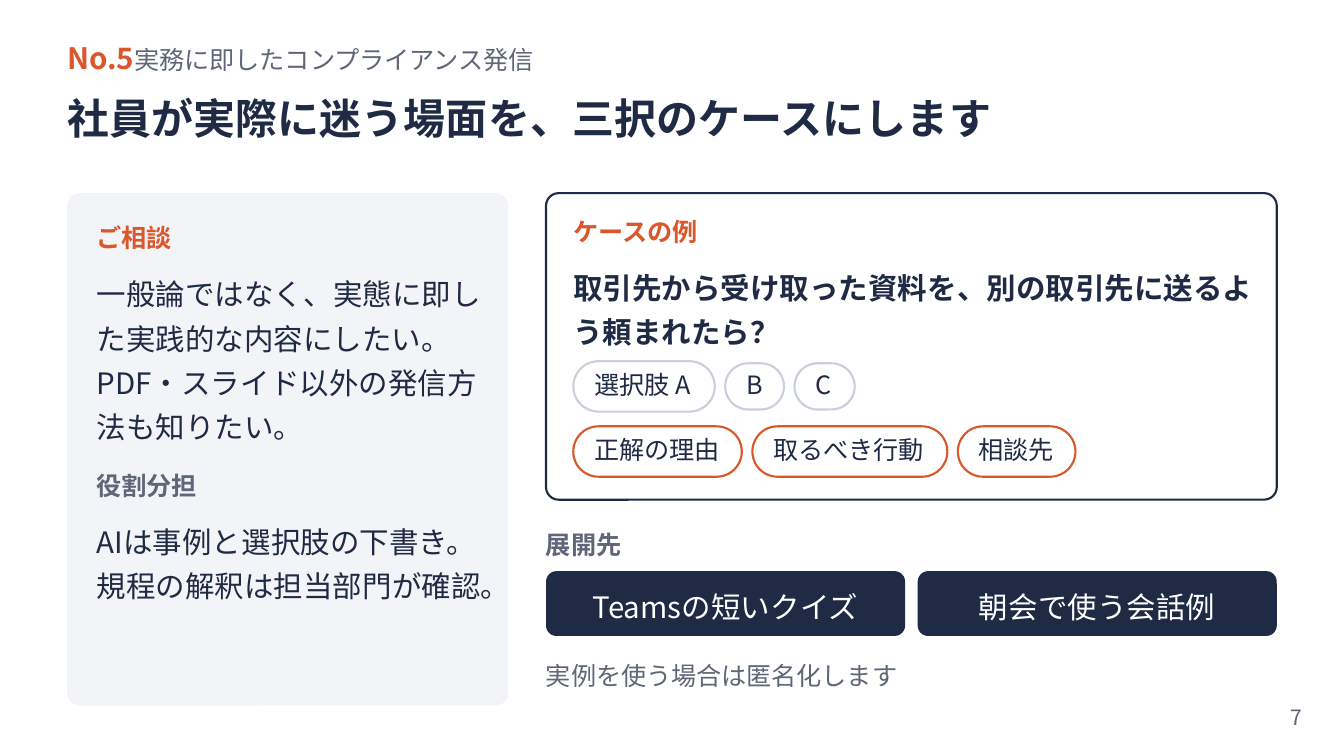
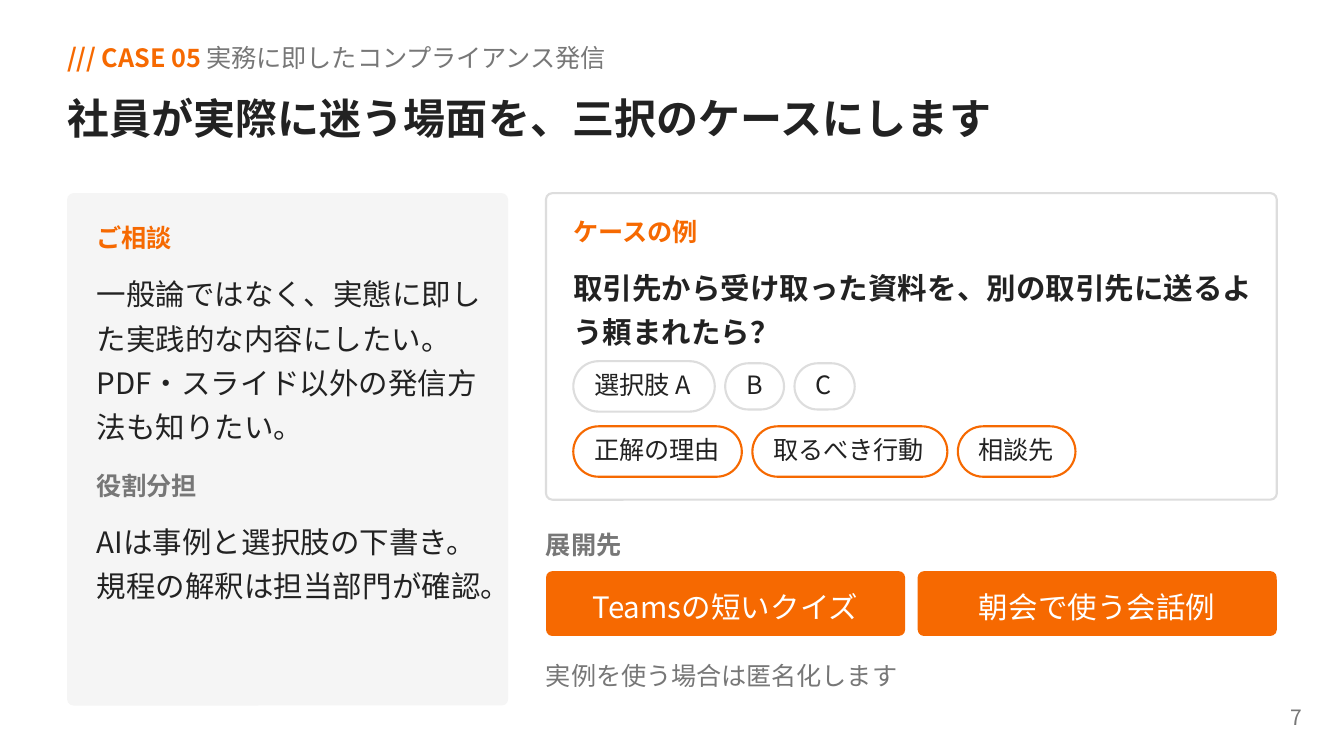
Before and after one commit to yoshiy-dev/yoshiy-dev, a slide deck: slide 7 of outputs/AI活用相談_回答まとめ.pptx. Drawn at 1344x756 pixels with LibreOffice and Linux fonts; fonts in the diff are those of the drawing. Boxes give left, top, right and bottom in pixels: in the first picture for what was removed or moved away, otherwise in the second. Text is boxed around its words. In the diff, an @@ line names an element or a change of style, - is before the commit and + after.

```diff
--- a/outputs/AI活用相談_回答まとめ.pptx
+++ b/outputs/AI活用相談_回答まとめ.pptx
@@ text at (102, 46, 606, 69): text changed; text colour #5E6678 to #777777 @@
-No.5実務に即したコンプライアンス発信
+/// CASE 05 実務に即したコンプライアンス発信
@@ rounded rectangle at (67, 194, 508, 706): fill #F3F4F7 to #F5F5F5; proportions changed @@
@@ rounded rectangle at (546, 194, 1277, 500): outline #1F2A44 1.13 pt to #DDDDDD 1.13 pt; proportions changed @@
@@ text "ご相談" at (97, 225, 172, 250): text colour #D9572B to #F66901 @@
@@ text "ケースの例" at (573, 219, 697, 244): text colour #D9572B to #F66901 @@
@@ outline #C9CFDB 1.13 pt to #DDDDDD 1.13 pt in 3 elements at (574, 362, 715, 413), (726, 363, 785, 409), (794, 363, 855, 409) @@
@@ outline #D9572B 1.13 pt to #F66901 1.13 pt in 3 elements at (574, 426, 742, 477), (753, 426, 948, 477), (958, 426, 1077, 477) @@
@@ text colour #1F2A44 to #222222 in 10 elements at (67, 97, 991, 138), (97, 280, 481, 440), (97, 528, 511, 600), (573, 274, 1252, 346), (594, 373, 690, 396), (746, 375, 763, 394), (816, 375, 832, 395), (594, 438, 720, 461), (773, 438, 924, 461), (979, 438, 1054, 461) @@
@@ rounded rectangle at (546, 571, 905, 636): fill #1F2A44 to #F66901; proportions changed @@
@@ rounded rectangle at (918, 571, 1277, 636): fill #1F2A44 to #F66901; proportions changed @@
@@ text colour #5E6678 to #777777 in 4 elements at (97, 473, 197, 497), (546, 532, 621, 556), (546, 664, 897, 687), (1290, 709, 1302, 725) @@
```
Also in this commit, not shown: 11 other slides changed, 1 other file.
